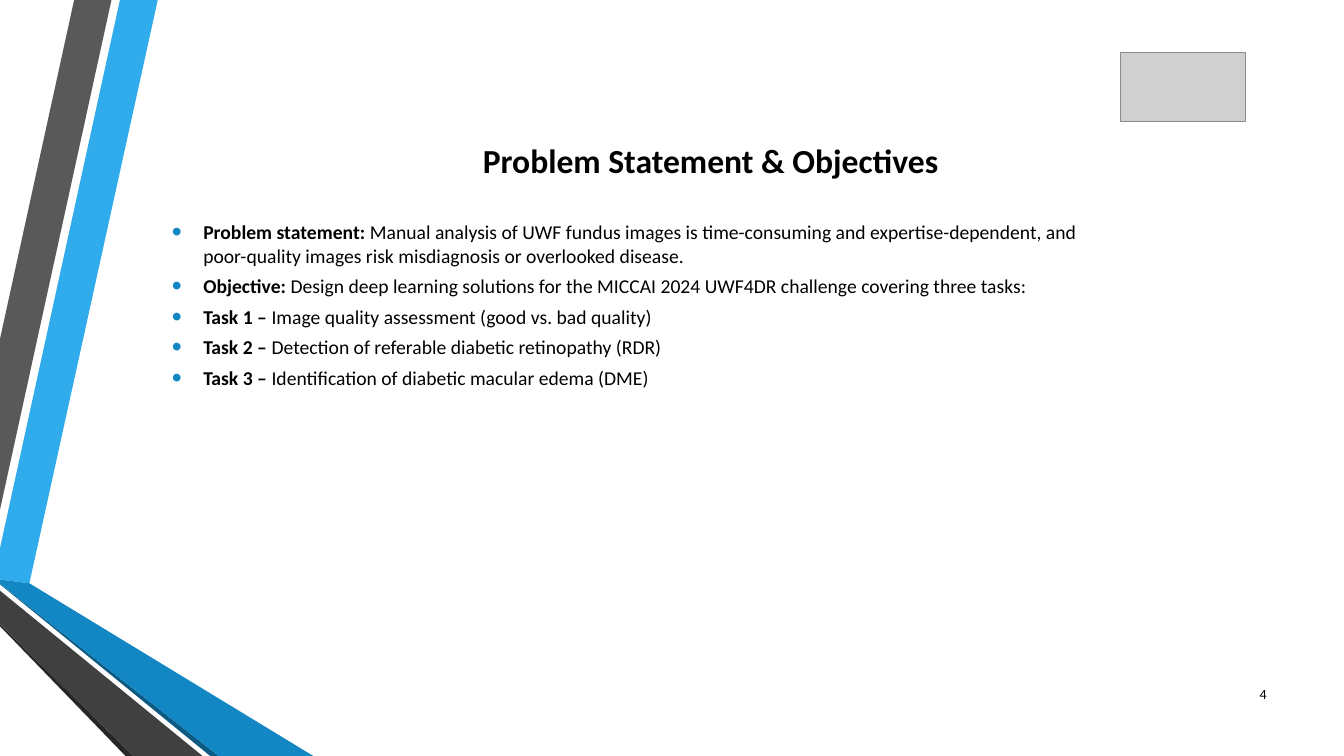
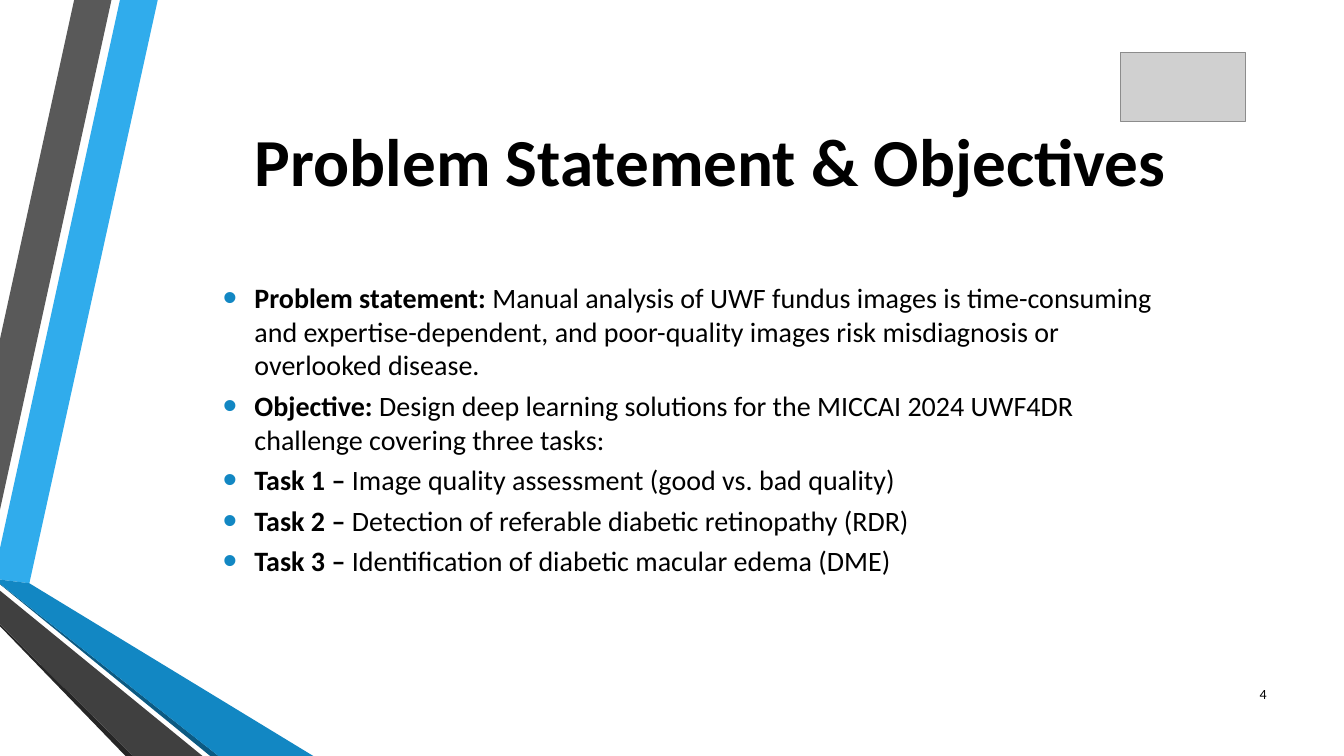
Before and after one commit to rohans-cs24/Review-1, a slide deck: slide 4 of PPT/intro.pptx. Drawn at 1344x756 pixels with LibreOffice and Linux fonts; fonts in the diff are those of the drawing; grey boxes stand for pictures; background and template pictures are left out. Boxes give left, top, right and bottom in pixels: in the first picture for what was removed or moved away, otherwise in the second. Text is boxed around its words. In the diff, an @@ line names an element or a change of style, - is before the commit and + after.

```diff
--- a/PPT/intro.pptx
+++ b/PPT/intro.pptx
@@ title "Problem Statement & Objectives" at [255,138,1165,198]: size 24 to 48 pt @@
@@ text "Problem statement: Manual analysis of ...": place and size @@
-text "Problem statement: Manual analysis of ..." at [203,225,1076,388]
+text "Problem statement: Manual analysis of ..." at [254,288,1151,575]
@@ text "Problem statement: Manual analysis of ..." at [254,288,1151,575]: size 14 to 20 pt @@
```
Also in this commit, not shown: 2 other slides changed, 40 other files.
